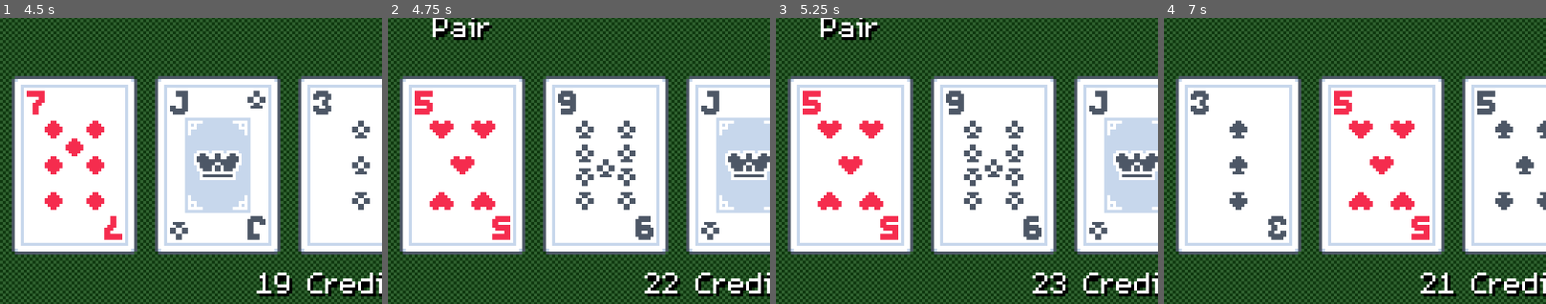
Above: before the commit, frames 1-4 (left to right).
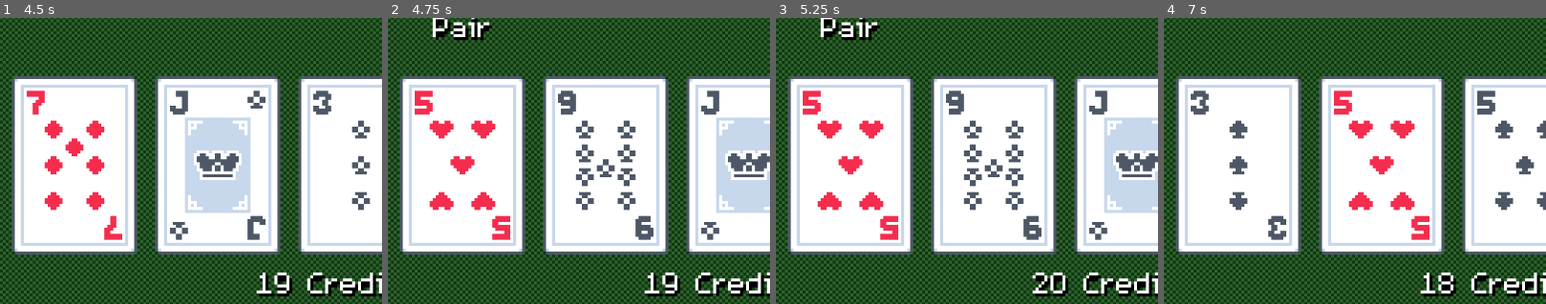
Above: after the commit, the same moments.

Repository: ZombieNW/PokerMachine
Game: Godot game, scene res://scenes/default.tscn
Same seed, same stepped clock (60 frames per second), same inputs: the game is played once before the commit and once after it.
Inputs:
- Up to frame 1 (4.5 s): tap Enter (ui_accept) at 0.5, 0.77, 1.25, 1.52, 2, 2.75, 3.02, 3.5, 3.77, 4.25 s; hold C (add_credit) 0.53-1.28 s; tap B (bet) at 1.35, 2.85, 4.35 s; hold C (add_credit) 2.03-2.78 s; hold C (add_credit) 3.53-4.28 s
- Up to frame 2 (4.75 s): tap Enter (ui_accept) at 4.52 s
- Up to frame 3 (5.25 s): hold C (add_credit) from 5.03 s (still down)
- Up to frame 4 (7 s): release C (add_credit) at 5.78 s; tap B (bet) at 5.85 s; tap Enter (ui_accept) at 6.02, 6.77 s; hold C (add_credit) from 6.53 s (still down)
The pictures show only the part of the screen within x 40-90%, y 47-97%; the shares and areas given below are measured in that part.

Frame 1 is identical in both runs. In frame 2, 0.3% of the frame differs, in the area x 67-77%, y 89-98%; in frame 3, 0.1%; in frame 4, 0.4%.

Commit message:
Differentiate Jacks or Better from Pair

Diff:
--- a/game/poker_hand_evaluator.gd
+++ b/game/poker_hand_evaluator.gd
@@ -2,6 +2,7 @@
 
 enum HandRank {
 	HIGH_CARD,
+	BAD_PAIR,
 	PAIR,
 	TWO_PAIR,
 	THREE_OF_A_KIND,
@@ -23,6 +24,7 @@
 	HandRank.THREE_OF_A_KIND: [3, 6, 9, 12, 15],
 	HandRank.TWO_PAIR:        [2, 4, 6, 8, 10],
 	HandRank.PAIR:            [1, 2, 3, 4, 5], # "Jacks or Better"
+	HandRank.BAD_PAIR:        [0, 0, 0, 0, 0], # Normal Pair
 	HandRank.HIGH_CARD:       [0, 0, 0, 0, 0]
 }
 
@@ -104,9 +106,26 @@
 
 	# Pair
 	if counts[0] == 2:
-		return HandRank.PAIR
+		if _get_value_from_count_and_values(counts[0], rank_values) < 11:
+			return HandRank.BAD_PAIR # Normal Pair
+		return HandRank.PAIR # "Jacks or Better"
 
 	return HandRank.HIGH_CARD
+
+static func _get_value_from_count_and_values(target_count, values) -> int:
+	var counts = {}
+
+	for value in values:
+		if counts.has(value):
+			counts[value] += 1
+		else:
+			counts[value] = 1
+
+	for value in counts:
+		if counts[value] == target_count:
+			return value
+
+	return -1
 
 static func _get_hand_name(rank: HandRank) -> String:
 	match rank:
@@ -118,7 +137,8 @@
 		HandRank.STRAIGHT: return "Straight"
 		HandRank.THREE_OF_A_KIND: return "Three of a Kind"
 		HandRank.TWO_PAIR: return "Two Pair"
-		HandRank.PAIR: return "Pair"
+		HandRank.PAIR: return "Jacks or Better"
+		HandRank.BAD_PAIR: return "Pair"
 		HandRank.HIGH_CARD: return "High Card"
 		_: return "Unknown"
 
